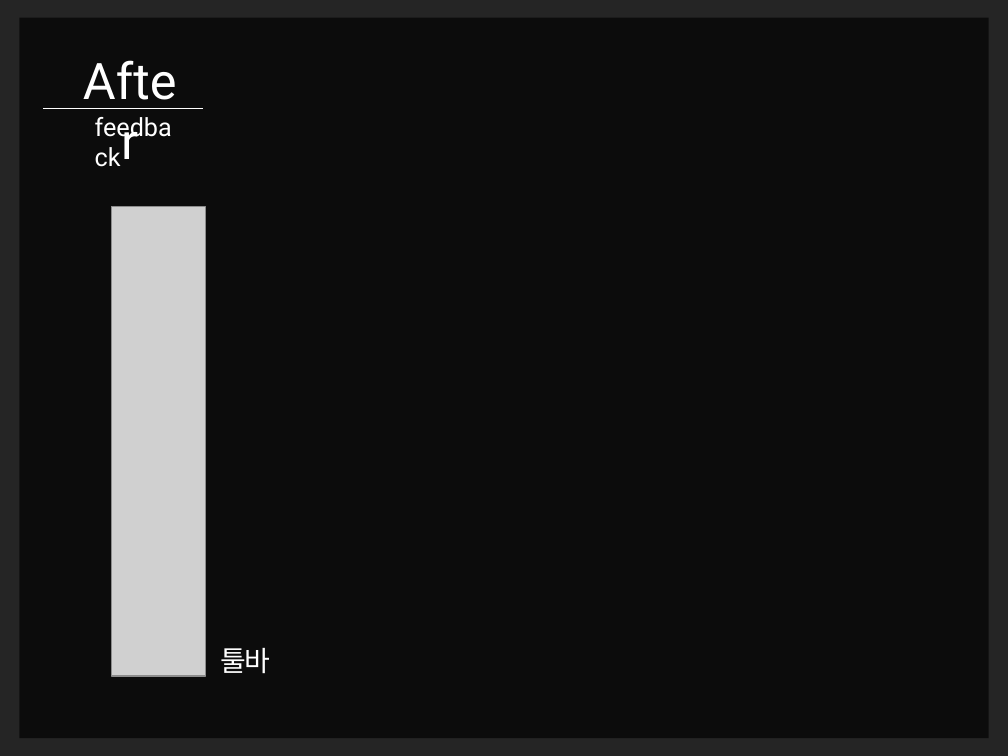
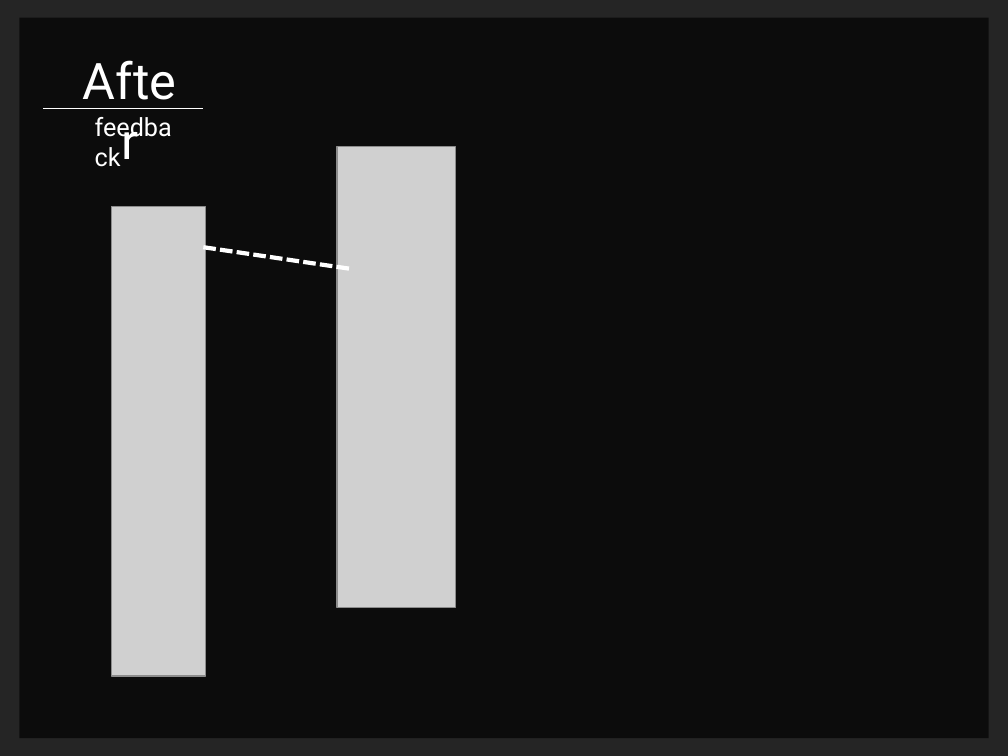
Before and after one commit to EyeComputing/Eye_Computing, a slide deck: slide 15 of 합숙_결과_(3주차)_발표.pptx (slide 13 before the commit). Drawn at 1008x756 pixels with LibreOffice and Linux fonts; fonts in the diff are those of the drawing; grey boxes stand for pictures; background and template pictures are left out; a plain dark background stands for a picture behind light text. Boxes give left, top, right and bottom in pixels: in the first picture for what was removed or moved away, otherwise in the second. Text is boxed around its words. In the diff, an @@ line names an element or a change of style, - is before the commit and + after.

```diff
--- a/합숙_결과_(3주차)_발표.pptx
+++ b/합숙_결과_(3주차)_발표.pptx
@@ picture added at [337, 147, 456, 608] @@
@@ line added from (204, 247) to (350, 269), #FFFFFF 3 pt dashed @@
@@ text removed at [221, 648, 270, 674] @@
-툴바
```
Also in this commit, not shown: 2 other slides changed, 1 slide added.
